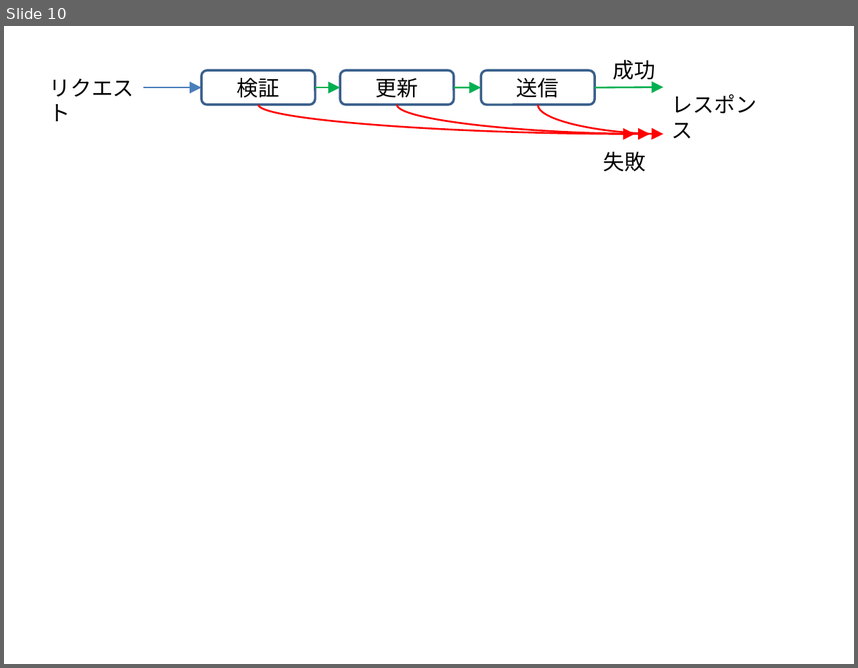
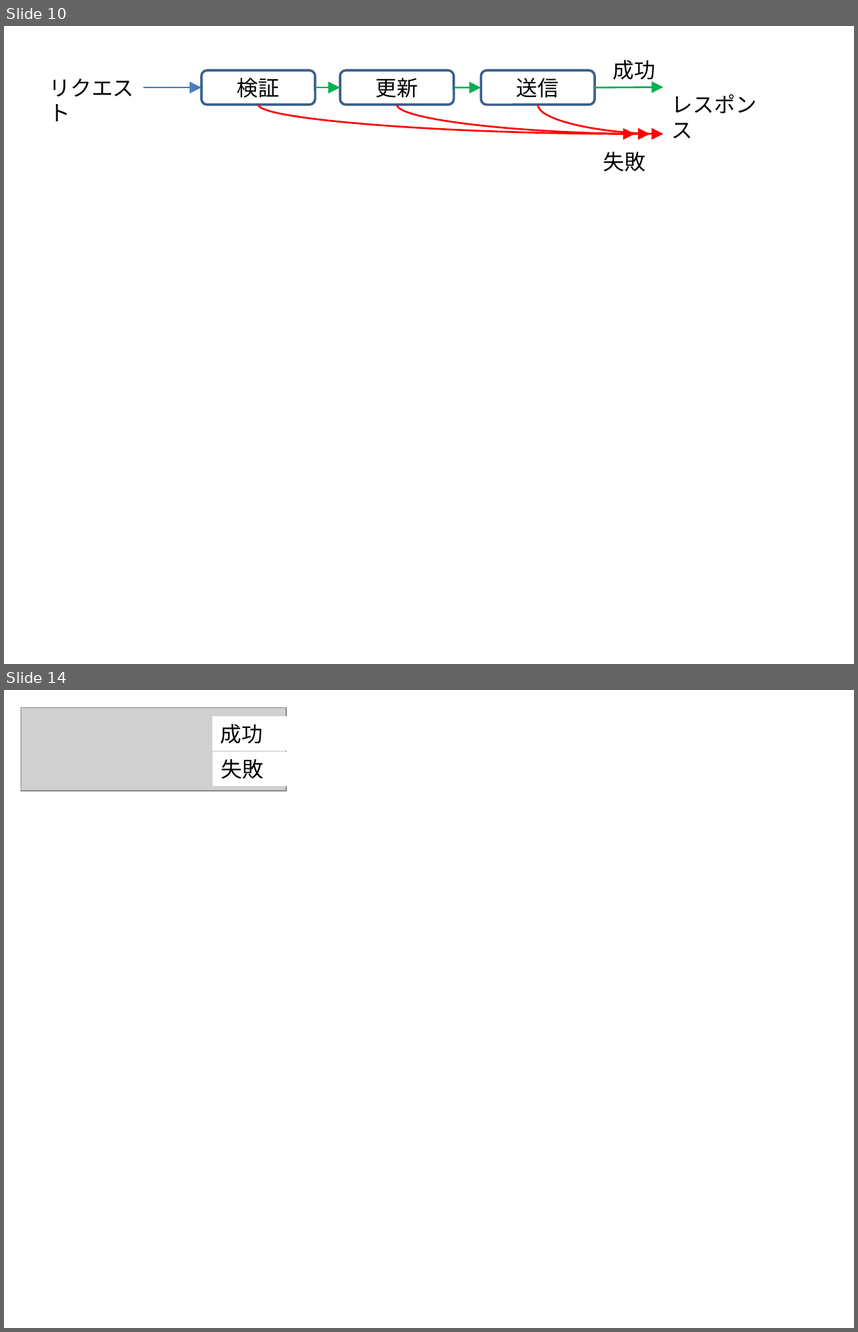
Before and after one commit to yukitos/notes, a slide deck: A_recipe_for_a_functional_app/Part1.pptx. Shown one above the other, each under a label of ours: slide 10 before the commit, slides 10 and 14 after it; the slides between them are not shown. The pictures are 858x668 and 858x1332 pixels, drawn with LibreOffice and Linux fonts; fonts in the diff are those of the drawing; grey boxes stand for pictures. Boxes give left, top, right and bottom in pixels: in the first picture for what was removed or moved away, otherwise in the second. Text is boxed around its words. In the diff, an @@ line names an element or a change of style, - is before the commit and + after.

```diff
--- a/A_recipe_for_a_functional_app/Part1.pptx
+++ b/A_recipe_for_a_functional_app/Part1.pptx
@@ slide 14 added at bbox=[4, 690, 854, 1328], background #FFFFFF @@
@@ picture added at bbox=[21, 708, 286, 791] @@
@@ rectangle added at bbox=[212, 716, 292, 750], fill #FFFFFF, 18 pt, text #000000 @@
+成功
@@ rectangle added at bbox=[212, 752, 292, 786], fill #FFFFFF, 18 pt, text #000000 @@
+失敗
```
Also in this commit, not shown: 3 other slides added, 8 other files.
